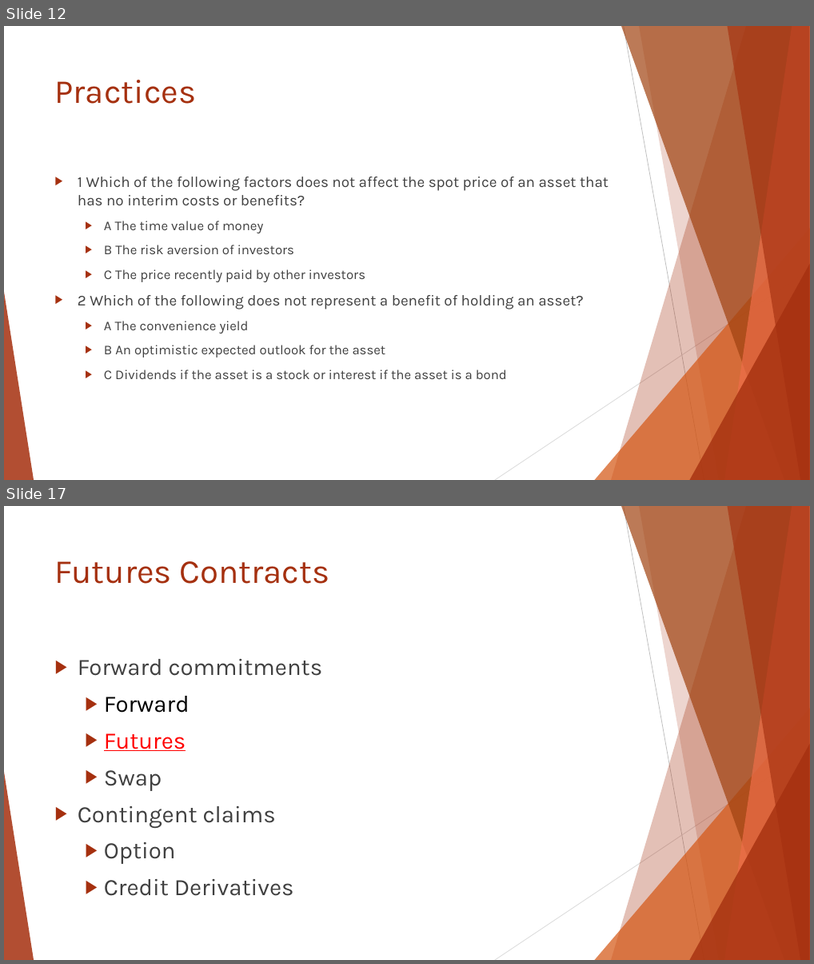
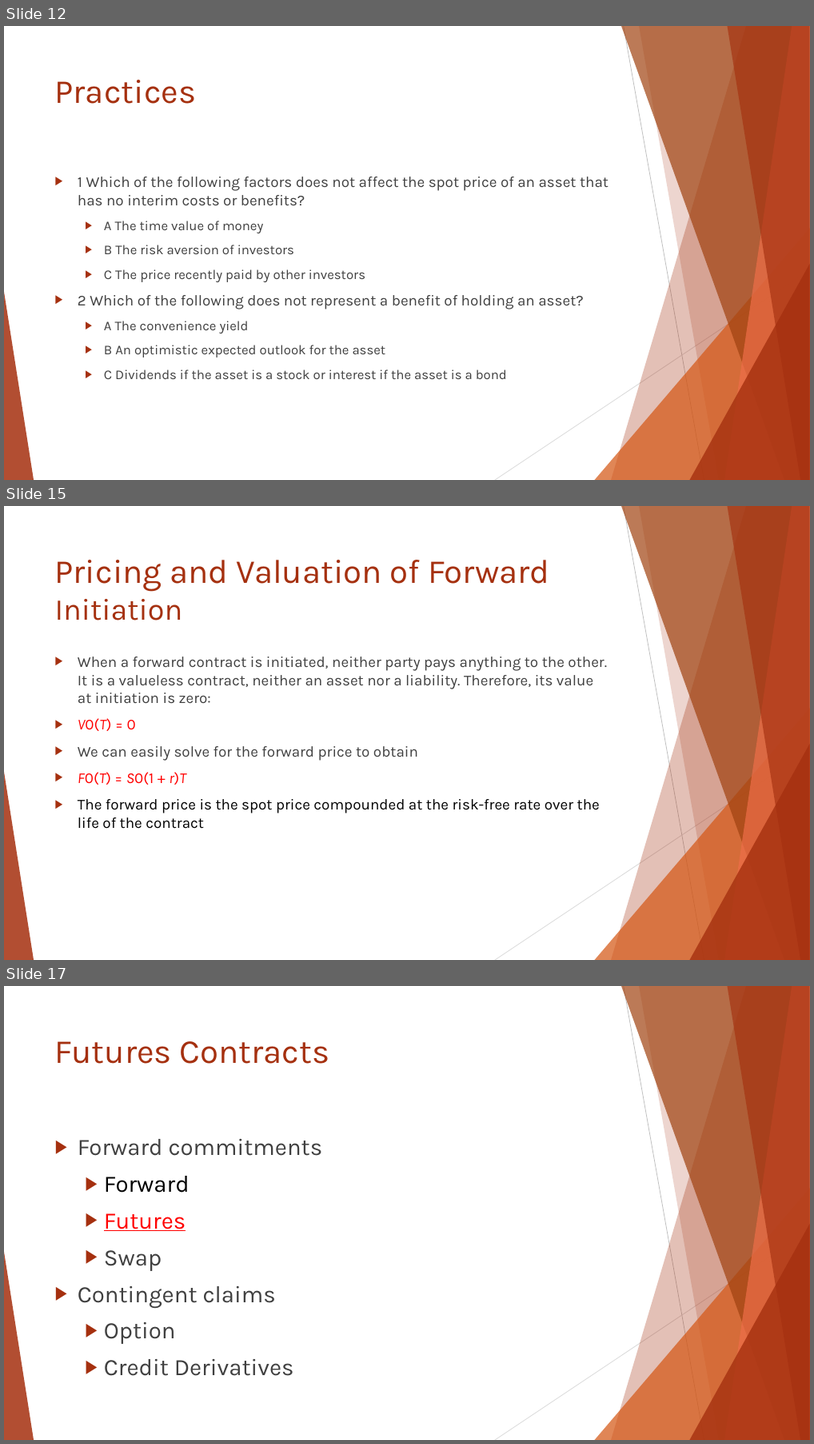
Before and after one commit to Isco0530/data, a slide deck: Reading 46.pptx. Shown one above the other, each under a label of ours: slides 12 and 17 before the commit, slides 12, 15 and 17 after it; the slides between them are not shown. The pictures are 814x964 and 814x1444 pixels, drawn with LibreOffice and Linux fonts; fonts in the diff are those of the drawing. Boxes give left, top, right and bottom in pixels: in the first picture for what was removed or moved away, otherwise in the second. Text is boxed around its words. In the diff, an @@ line names an element or a change of style, - is before the commit and + after.

```diff
--- a/Reading 46.pptx
+++ b/Reading 46.pptx
@@ slide 15 added at (x1=4, y1=506, x2=810, y2=960), background #FFFFFF; not listed: 10 template elements that a slide beside it also shows @@
@@ title added at (x1=55, y1=560, x2=550, y2=620), 40 pt, text #A5300F @@
+Pricing and Valuation of Forward
+Initiation
@@ text added at (x1=78, y1=656, x2=607, y2=828), 18 pt, text #404040 @@
+▶ When a forward contract is initiated, neither party pays anything to the other. It is a valueless contract, neither an asset nor a liability. Therefore, its value at initiation is zero:
+▶ V0(T) = 0
+▶ We can easily solve for the forward price to obtain
+▶ F0(T) = S0(1 + r)T
+▶ The forward price is the spot price compounded at the risk-free rate over the life of the contract
```
Also in this commit, not shown: 3 slides changed, 1 slide removed.
